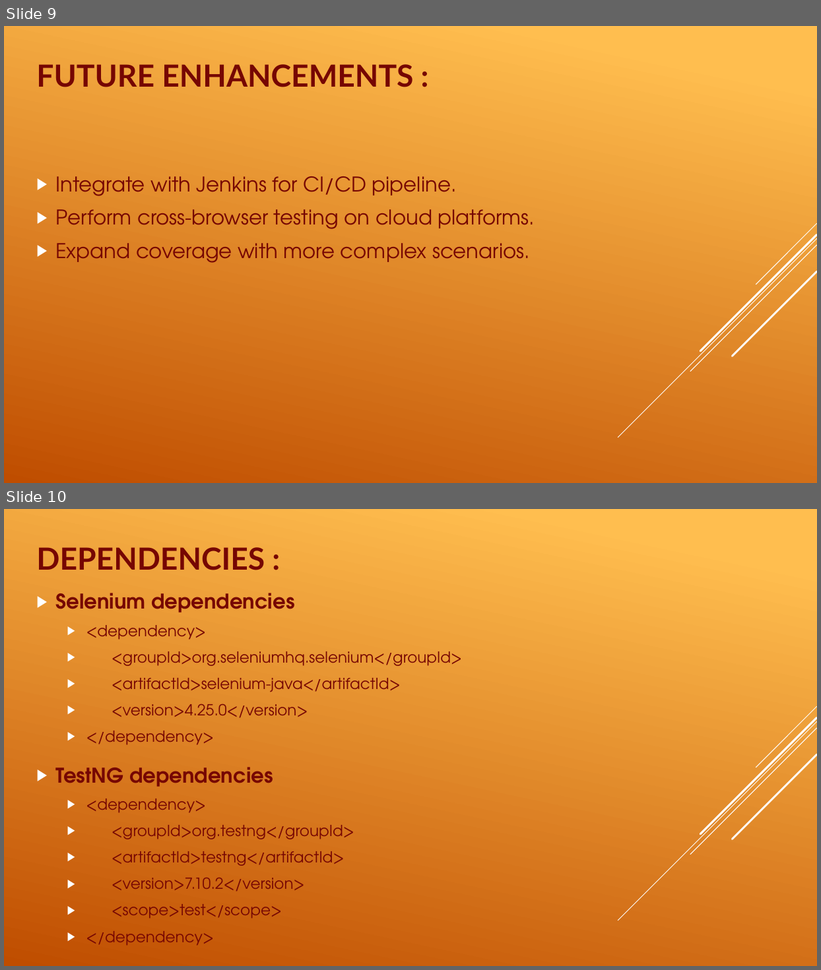
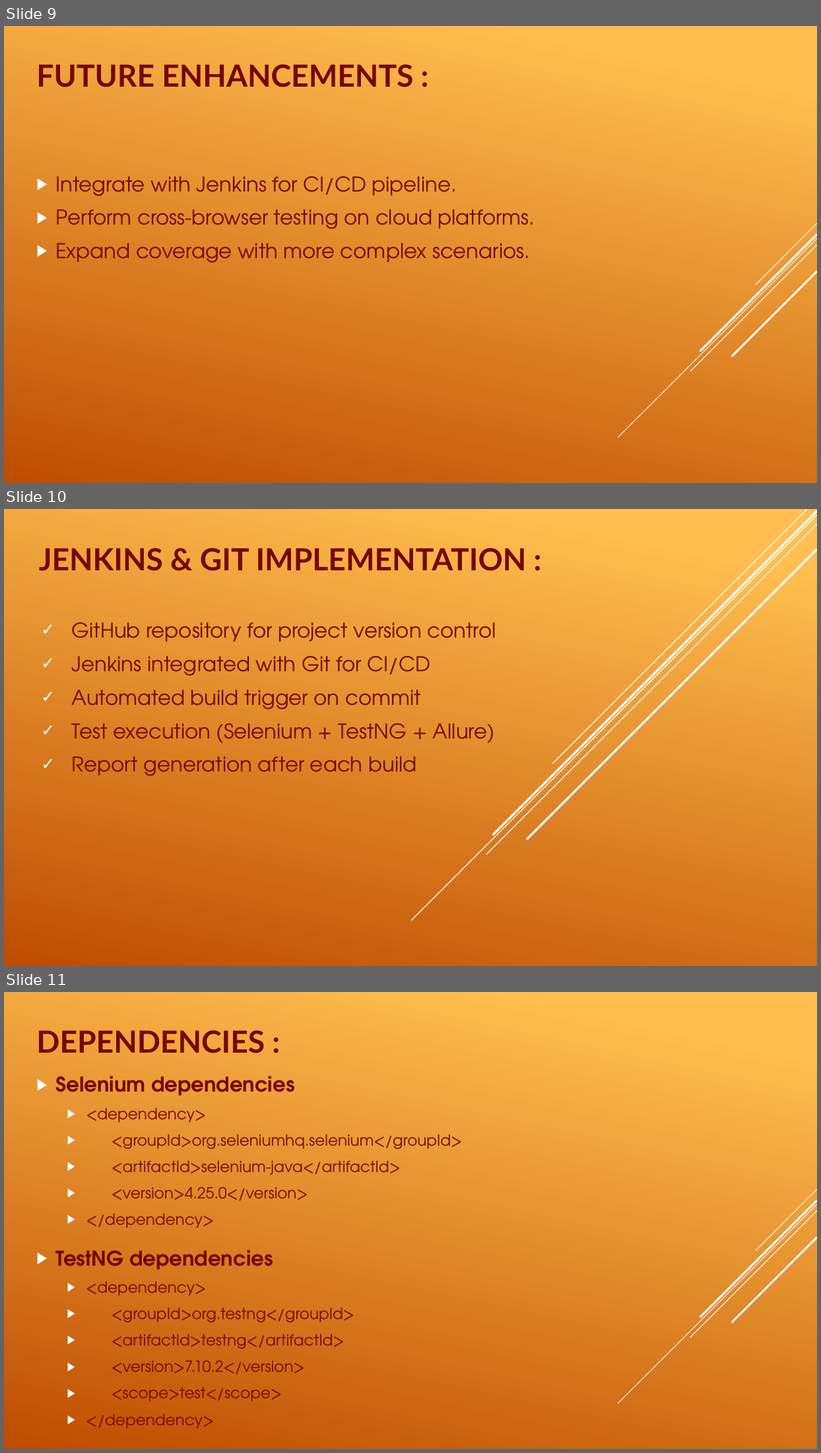
Before and after one commit to Nandini-Kamireddy/Sauce-Demo, a slide deck: Nandini_SauceDemo.pptx. Shown one above the other, each under a label of ours: slides 9 and 10 before the commit, slides 9, 10 and 11 after it. The pictures are 821x970 and 821x1453 pixels, drawn with LibreOffice and Linux fonts; fonts in the diff are those of the drawing. Boxes give left, top, right and bottom in pixels: in the first picture for what was removed or moved away, otherwise in the second. Text is boxed around its words. In the diff, an @@ line names an element or a change of style, - is before the commit and + after.

Commit message:
add jenkins

```diff
--- a/Nandini_SauceDemo.pptx
+++ b/Nandini_SauceDemo.pptx
@@ slide 10 added at box(4, 509, 817, 966), background gradient #FFBF50 to #C04D00 @@
@@ line added from (817, 515) to (411, 921), #FFFFFF 1 pt @@
@@ line added from (817, 524) to (486, 855), #FFFFFF 1 pt @@
@@ line added from (817, 512) to (493, 835), #FFFFFF 2.5 pt @@
@@ line added from (807, 510) to (553, 764), #FFFFFF 1 pt @@
@@ title added at box(39, 548, 527, 571), 36 pt, text #760603, bold @@
+JENKINS & GIT IMPLEMENTATION :
@@ line added from (817, 550) to (527, 840), #FFFFFF 2.5 pt @@
@@ subtitle added at box(72, 623, 496, 776), 24 pt, text #760603 @@
+✓ GitHub repository for project version control
+✓ Jenkins integrated with Git for CI/CD
+✓ Automated build trigger on commit
+✓ Test execution (Selenium + TestNG + Allure)
+✓ Report generation after each build
@@ what was slide 10 is now slide 11 @@
```
Also in this commit, not shown: 1 slide changed, 5 other slides added, 1 slide removed, 2 other files.
